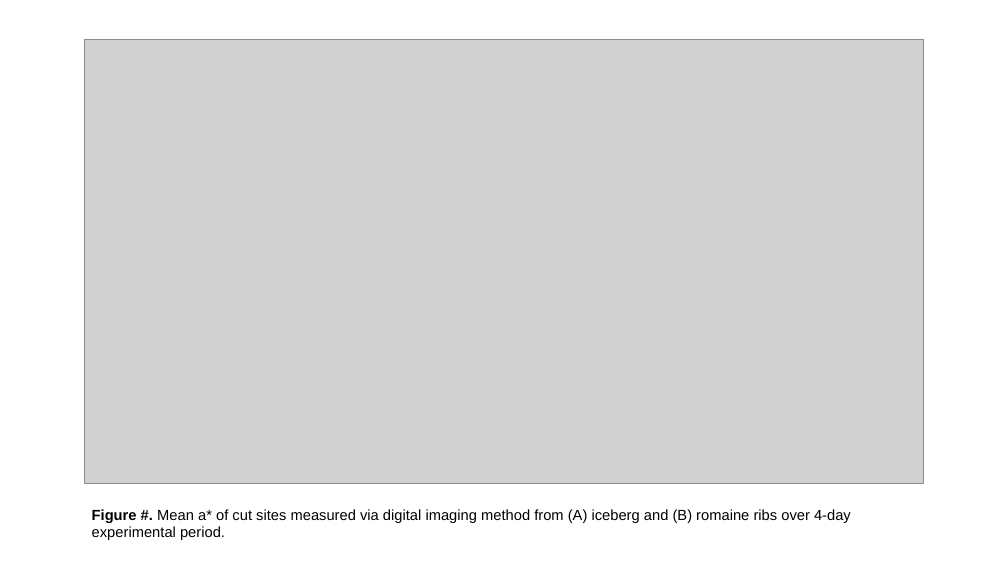
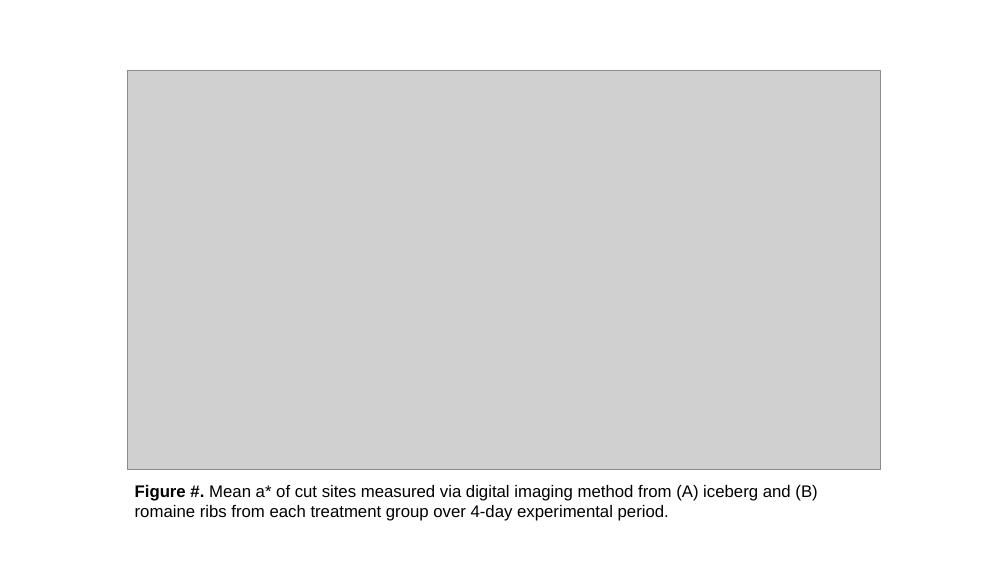
Before and after one commit to bryceaskey/woundingResponse, a slide deck: slide 3 of figures/figure.pptx (slide 1 before the commit). Drawn at 1008x567 pixels with LibreOffice and Linux fonts; fonts in the diff are those of the drawing; grey boxes stand for pictures. Boxes give left, top, right and bottom in pixels: in the first picture for what was removed or moved away, otherwise in the second. Text is boxed around its words. In the diff, an @@ line names an element or a change of style, - is before the commit and + after.

Commit message:
Created figure for publication and wrote method used
Former-commit-id: c9a5f1b22146a96571ecae20f415b557b7969871

```diff
--- a/figures/figure.pptx
+++ b/figures/figure.pptx
@@ picture: place and size @@
-picture at (84,39,923,484)
+picture at (127,70,881,470)
@@ text at (135,485,817,521): text changed; size 14 to 16 pt @@
-Figure #. Mean a* of cut sites measured via digital imaging method from (A) iceberg and (B) romaine ribs over 4-day experimental period.
+Figure #. Mean a* of cut sites measured via digital imaging method from (A) iceberg and (B) romaine ribs from each treatment group over 4-day experimental period.
```
Also in this commit, not shown: 4 slides added, 13 other files.
